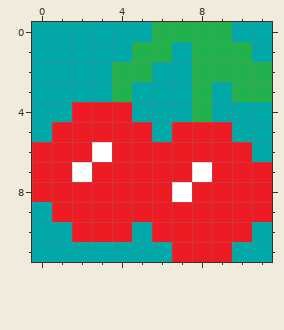
Pixel-art sprite, stored at assets/sprites/cherry.png. That is the earlier state.
The file is 12x12 pixels.
Once edited:
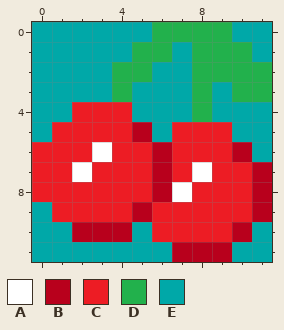
Palette (. is transparent): A #ffffff  B #b8001c  C #ed1c24  D #22b14c  E #00a8a8
Difference:
{"y":5,"x":5,"old":"C","new":"B"}
{"y":6,"x":6,"old":"C","new":"B"}
{"y":6,"x":10,"old":"C","new":"B"}
{"y":7,"x":6,"old":"C","new":"B"}
{"y":7,"x":11,"old":"C","new":"B"}
{"y":8,"x":6,"old":"C","new":"B"}
{"y":8,"x":11,"old":"C","new":"B"}
{"y":9,"x":5,"old":"C","new":"B"}
{"y":9,"x":11,"old":"C","new":"B"}
{"y":10,"x":2,"old":"CCC","new":"BBB"}
{"y":10,"x":10,"old":"C","new":"B"}
{"y":11,"x":7,"old":"CCC","new":"BBB"}
{"label":"changed","picture_box":[72,122,272,262]}
